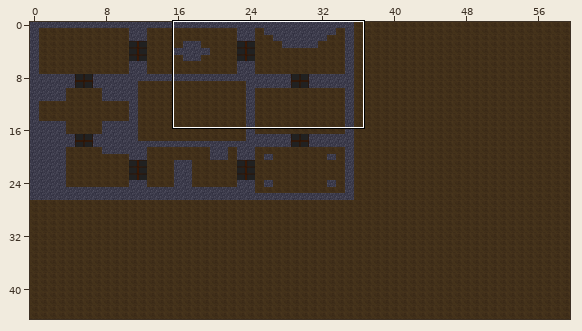
Level history. Tiled map: miJuego/Resources/piso.tmx. Above, an overview of the earlier version with the close-up marked.
Close-up. As it was:
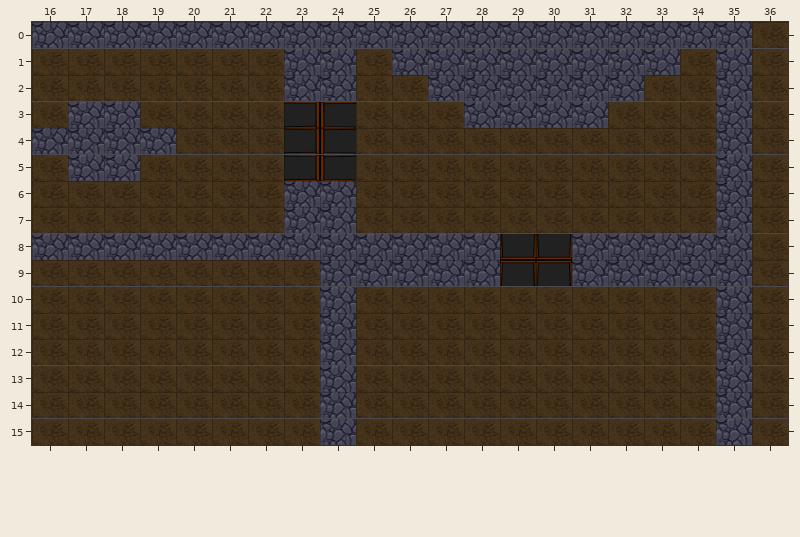
Cells are 109x80 px. Shown: x 16..36, y 0..15. The commit also changed other parts of the map, which this record leaves out.
And afterwards:
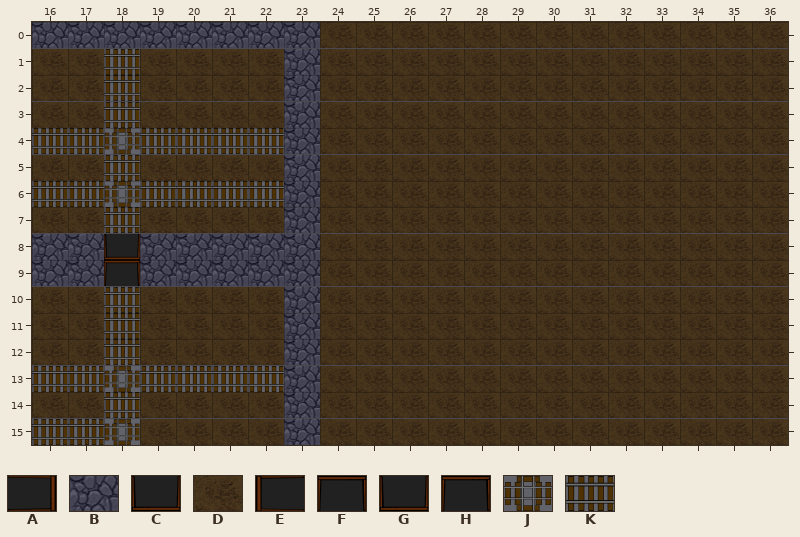
Key: from "tileset": A 0, B 1, C 2, D 3, E 4, F 5; from "tileset4": G 2 "puertaTile2", H 5 "puertaTile1", J 6 "cruce", K 7 "railes".
_ is an empty cell.
What changed:
Layer "piso":
Tile B replaces tile A in rows 3 to 5 at x 23.
Tile B replaces tile D in row 9 at x 16 to 17 and 19 to 23; in rows 10 to 15 at x 23.
Tile D replaces tile B in row 0 at x 24 to 35; in row 1 at x 24, 26 to 33 and 35; in row 2 at x 24, 27 to 32 and 35; in row 3 at x 17, 28 to 31 and 35; in row 4 at x 35; in row 5 at x 17 and 35.
Tile D replaces tile B in rows 6 to 7 at x 24 and 35; in rows 8 to 9 at x 24 to 28 and 31 to 35; in rows 10 to 15 at x 24 and 35.
Tile D replaces tile C in row 8 at x 29 to 30.
Tile D replaces tile E in rows 3 to 5 at x 24.
Tile D replaces tile F in row 9 at x 29 to 30.
Tile G replaces tile B in row 8 at x 18.
Tile H replaces tile D in row 9 at x 18.
Tile J replaces tile B in row 4 at x 18.
Tile J replaces tile D in row 6 at x 18; in row 13 at x 18; in row 15 at x 18.
Tile K replaces tile B in row 3 at x 18; in row 4 at x 16 to 17 and 19; in row 5 at x 18.
Tile K replaces tile D in rows 1 to 2 at x 18; in row 4 at x 20 to 22; in row 6 at x 16 to 17 and 19 to 22; in row 7 at x 18; in rows 10 to 12 at x 18; in row 13 at x 16 to 17 and 19 to 22.
Tile K replaces tile D in row 14 at x 18; in row 15 at x 16 to 17.
